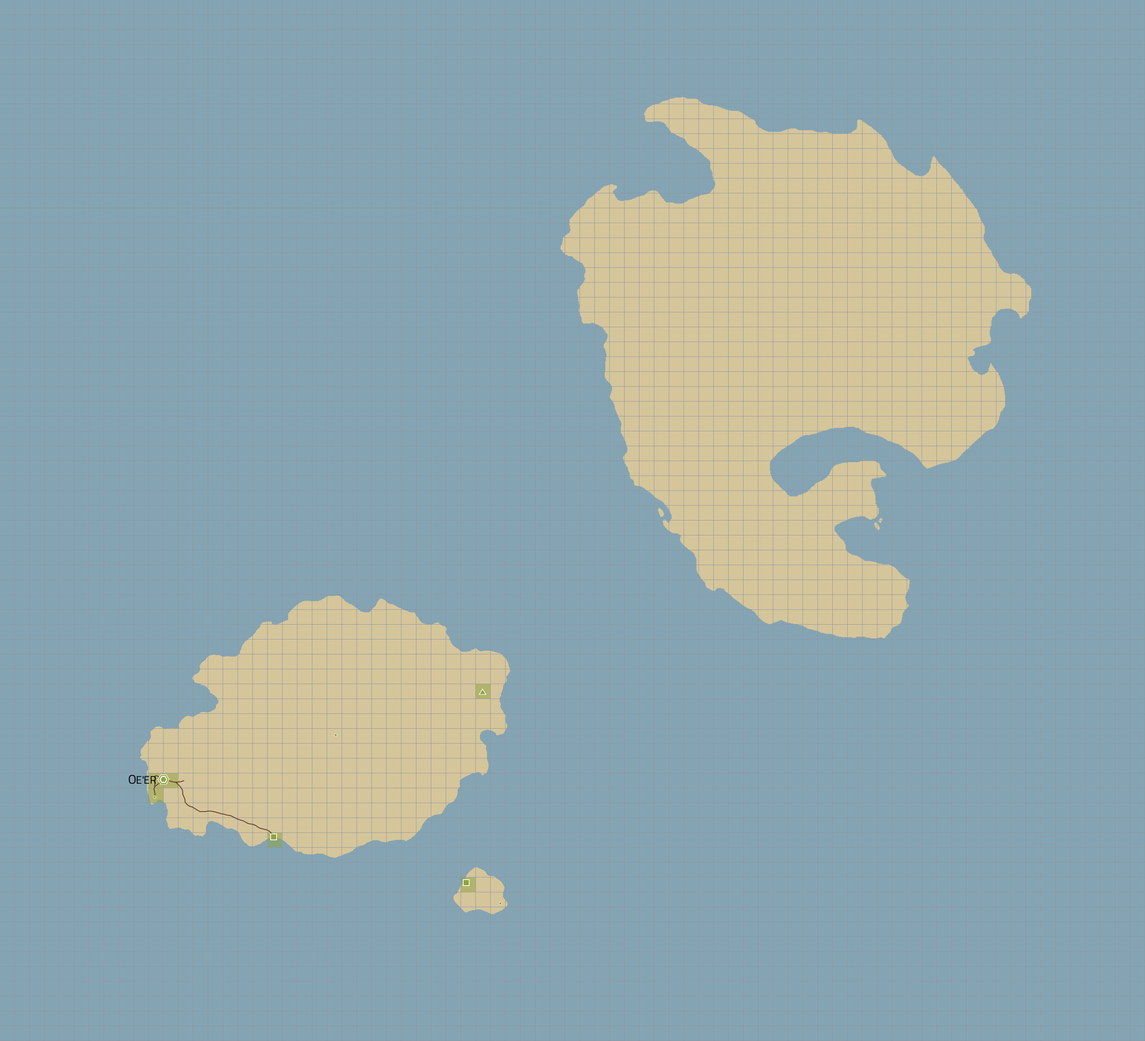
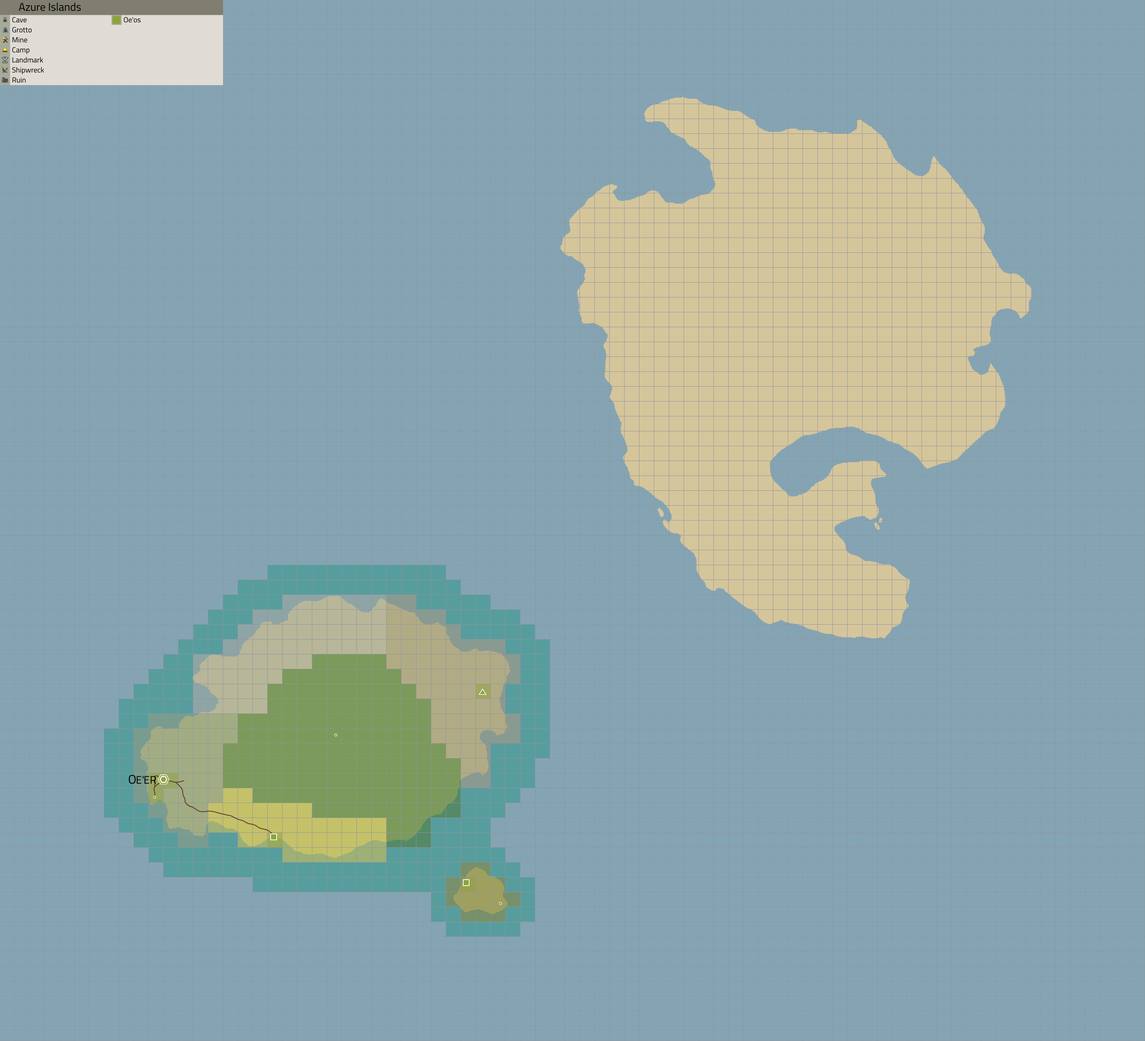
Two versions of the same layered image (1145 x 1041). Layer-by-layer changes:
painted on "Settlements" over [110, 672, 550, 935]
painted on "[Temp] Roads" over [142, 761, 286, 857]
added layer "Legend" above "Factions" over [0, 0, 224, 86]
painted on "Factions" over [0, 0, 550, 937]
added layer "Regions" (50%) above "Grid" over [0, 0, 550, 937]
painted on "Grid" over [0, 0, 550, 937]
painted on "Landmass" over [118, 71, 550, 937]
painted on "Water" over [0, 0, 550, 937]
